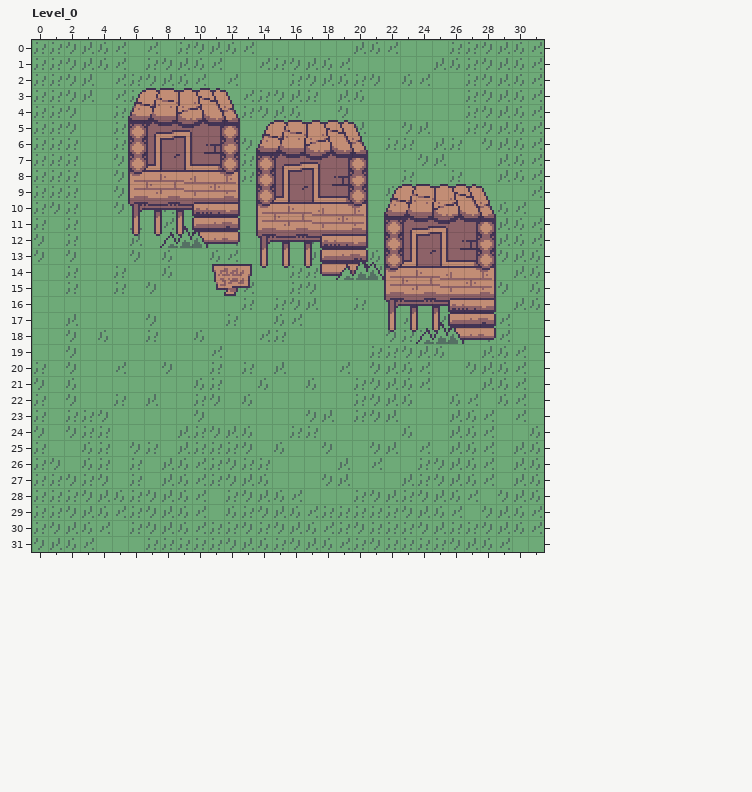
Two states of a LDtk project, assets/map_test.ldtk. Above is the file before it was changed.
Cells are 8x8 px. Shown: Level_0 x 0..31, y 0..31.
Now the later version:
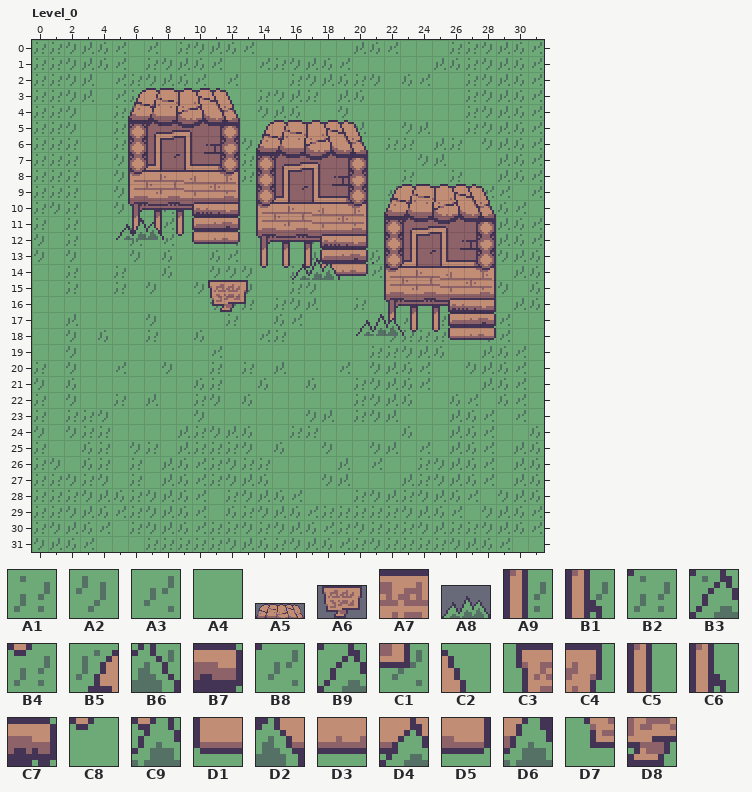
Key: from "Atl_main": A1 1, A2 2, A3 5, A4 6, A5 7, A6 14, A7 15, A8 78, A9 1 under 266, B1 1 under 266 under 79, B2 1 under 297, B3 1 under 297 under 110, B4 1 under 298, B5 4 under 7, B6 5 under 112, B7 5 under 269, B8 5 under 297, B9 5 under 297 under 110, C1 5 under 48, C2 6 under 13, C3 6 under 14, C4 6 under 16, C5 6 under 266, C6 6 under 266 under 79, C7 6 under 269 under 79, C8 6 under 298, C9 6 under 298 under 111, D1 6 under 299, D2 6 under 299 under 112, D3 6 under 300, D4 6 under 300 under 110, D5 6 under 301, D6 6 under 301 under 111, D7 6 under 46, D8 6 under 47.
__ is an empty cell.
Objects are placed by their top-left corner, in cells (3,4 is the top-left corner of cell 3,4); size is 1x1 cell unless given.
What changed:
Layer "Tiles":
Tile A4 gives way to tile A2 in row 15 at x 10; in row 16 at x 11 to 12.
Tile A7 gives way to tile A2 in row 14 at x 12.
Tile C1 gives way to tile A2 in row 15 at x 13.
Tile C3 gives way to tile A2 in row 14 at x 11.
Tile C4 gives way to tile A2 in row 14 at x 13.
Tile D7 gives way to tile A2 in row 15 at x 11.
Tile D8 gives way to tile A2 in row 15 at x 12.
Tile A4 gives way to tile A3 in row 9 at x 29.
Tile B5 gives way to tile A3 in row 9 at x 22.
Tile B6 gives way to tile A3 in row 14 at x 21.
Tile C2 gives way to tile A3 in row 9 at x 28.
Tile A1 gives way to tile A4 in row 4 at x 13.
Tile A3 gives way to tile A4 in row 3 at x 13.
Tile B1 gives way to tile A9 in row 17 at x 25.
Tile B3 gives way to tile B2 in row 18 at x 24.
Tile C9 gives way to tile B4 in row 18 at x 25.
Tile C7 gives way to tile B7 in row 13 at x 20.
Tile B9 gives way to tile B8 in row 12 at x 8.
Tile C6 gives way to tile C5 in row 11 at x 9.
Tile C9 gives way to tile C8 in row 12 at x 9.
Tile D2 gives way to tile D1 in row 12 at x 10; in row 18 at x 26.
Tile D4 gives way to tile D3 in row 14 at x 19.
Tile D6 gives way to tile D5 in row 14 at x 20.
Layer "Entities" (added):
A new object: A5 "Decoration" at 22,9 size 7x2.
A new object: A8 "Decoration" at 5,10.5 size 3.5x2.
A new object: A8 "Decoration" at 16,13 size 3.5x2.
A new object: A8 "Decoration" at 20,16.5 size 3.5x2.
A new object: A6 "Decoration" at 10.8,15 size 3x2.
Pixel boxes of the changes (left, top, right, bottom) in both pictures:
changed: (242, 90, 254, 118)
changed: (386, 186, 510, 198)
changed: (116, 218, 208, 248)
changed: (292, 258, 384, 280)
changed: (194, 264, 254, 312)
added: (356, 314, 404, 336)
changed: (416, 322, 464, 344)
